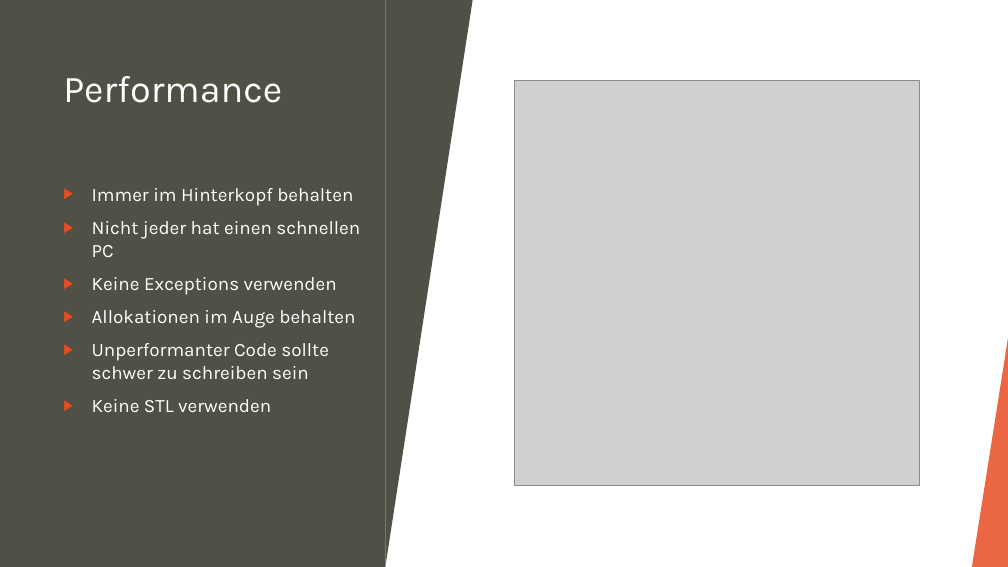
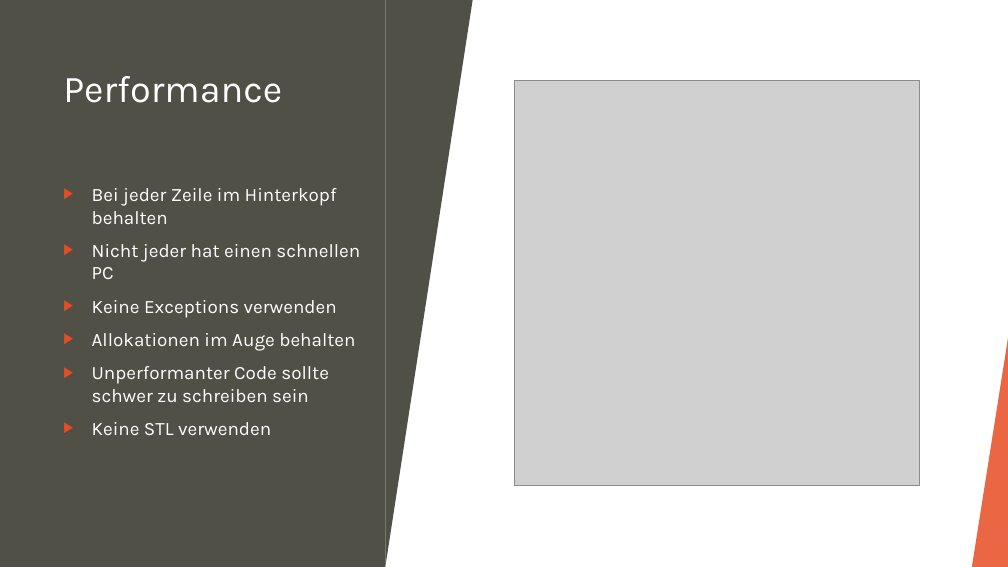
Before and after one commit to klimi15/games_academy, a slide deck: slide 4 of CS410.pptx. Drawn at 1008x567 pixels with LibreOffice and Linux fonts; fonts in the diff are those of the drawing; grey boxes stand for pictures. Boxes give left, top, right and bottom in pixels: in the first picture for what was removed or moved away, otherwise in the second. Text is boxed around its words. In the diff, an @@ line names an element or a change of style, - is before the commit and + after.

```diff
--- a/CS410.pptx
+++ b/CS410.pptx
@@ text at (92,188,337,224): text changed @@
-▶ Immer im Hinterkopf behalten
+▶ Bei jeder Zeile im Hinterkopf behalten
```
Also in this commit, not shown: 1 other slide changed, 2 slides added.
